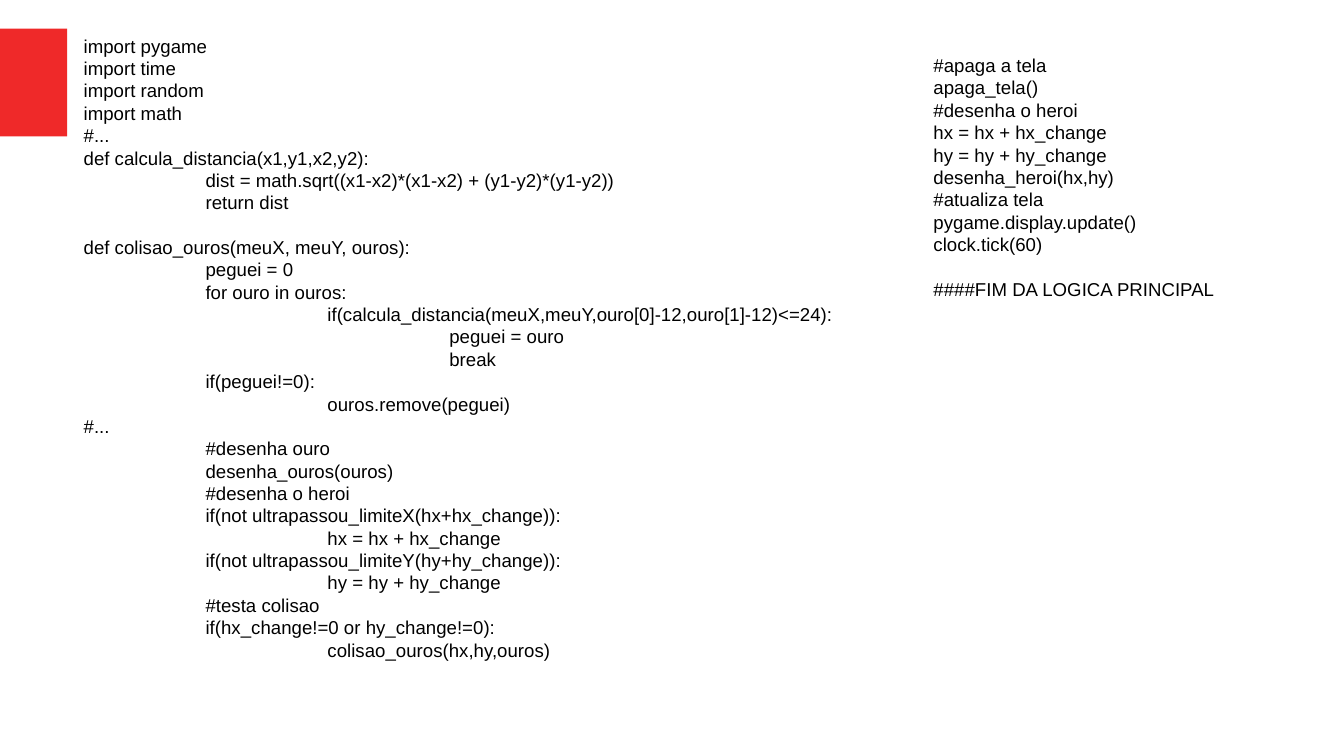
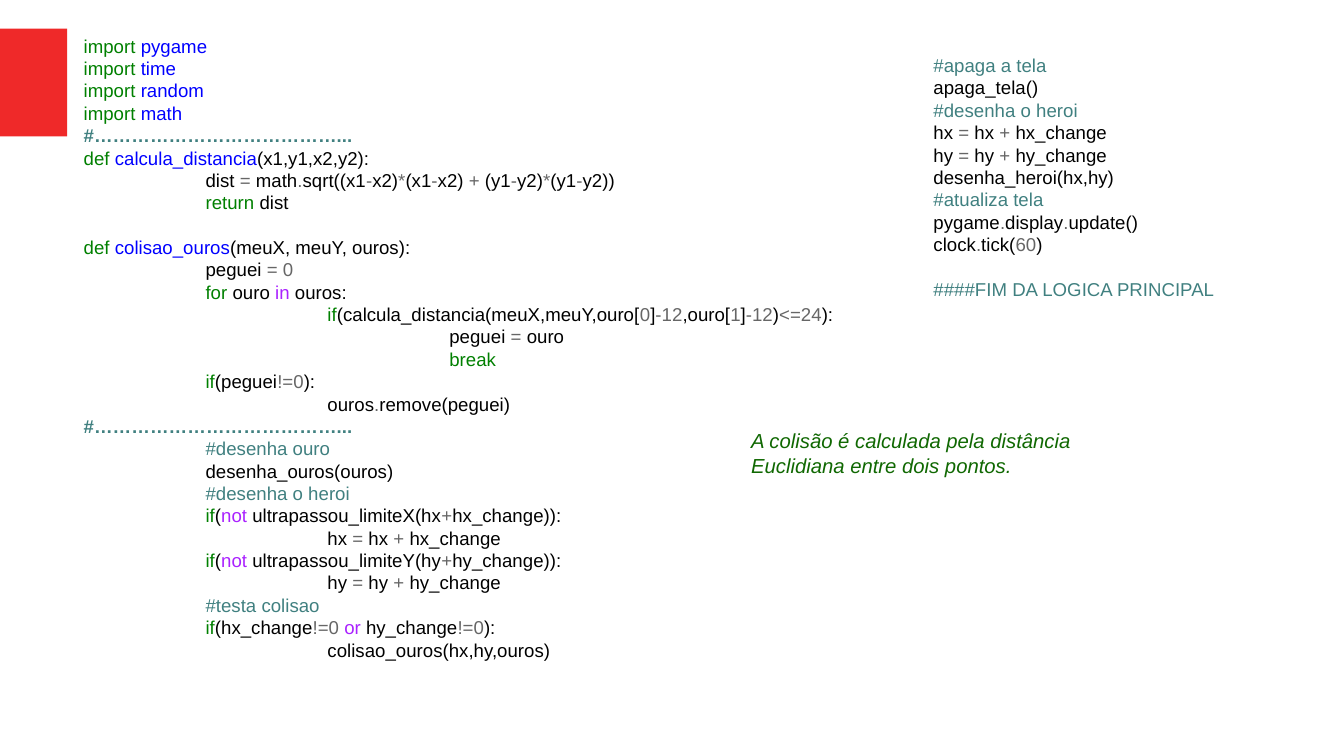
Before and after one commit to jeffersoncarvalho/SESCOMP-2019, a slide deck: slide 19 of curso-pygame.odp. Drawn at 1344x756 pixels with LibreOffice and Linux fonts; fonts in the diff are those of the drawing. Boxes give left, top, right and bottom in pixels: in the first picture for what was removed or moved away, otherwise in the second. Text is boxed around its words. In the diff, an @@ line names an element or a change of style, - is before the commit and + after.

```diff
--- a/curso-pygame.odp
+++ b/curso-pygame.odp
@@ text at (84, 39, 833, 638): text changed; text colour #000000 to #408080; bold on @@
-#...
+#…………………………………...
@@ text at (84, 39, 833, 638): text changed; text colour #000000 to #408080; bold on @@
-#...
+#…………………………………...
@@ text at (84, 39, 833, 638): text colour #000000 to #008000 in "import", "import", "import", "import" and 10 more places; text colour #000000 to #0000FF in "pygame", "time", "random", "math" and 2 more places; text colour #000000 to #666666 in "= math.sqrt((x1-x2)*(x1-x2) + (y1-y2)*(y1-y2))", "= 0", "if(calcula_distancia(meuX,meuY,ouro[0]-12,ouro[1]-12)<=24):", "=" and 7 more places; text colour #000000 to #AA22FF in "in", "if(not", "if(not", "or"; text colour #000000 to #408080 in "#desenha ouro", "#desenha o heroi", "#testa colisao" @@
@@ text at (933, 58, 1214, 296): text colour #000000 to #408080 in "#apaga a tela", "#desenha o heroi", "#atualiza tela", "####FIM DA LOGICA PRINCIPAL"; text colour #000000 to #666666 in "= +", "= +", "pygame.display.update()", "clock.tick(60)" @@
@@ text added at (751, 433, 1070, 478), 12 pt, text #106802, italic @@
+A colisão é calculada pela distância Euclidiana entre dois pontos.
```
Also in this commit, not shown: 9 other slides changed, 1 other file.
